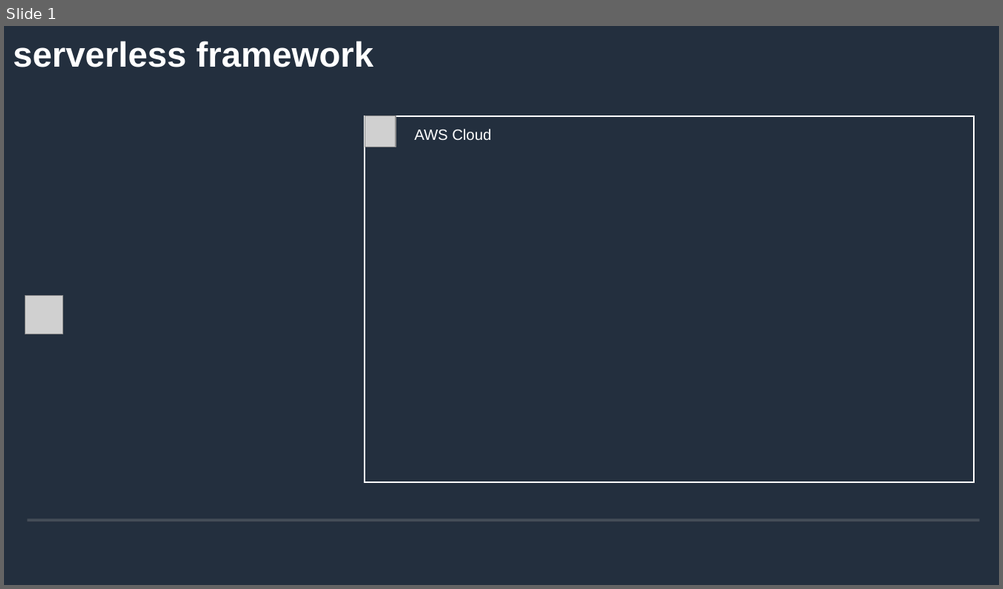
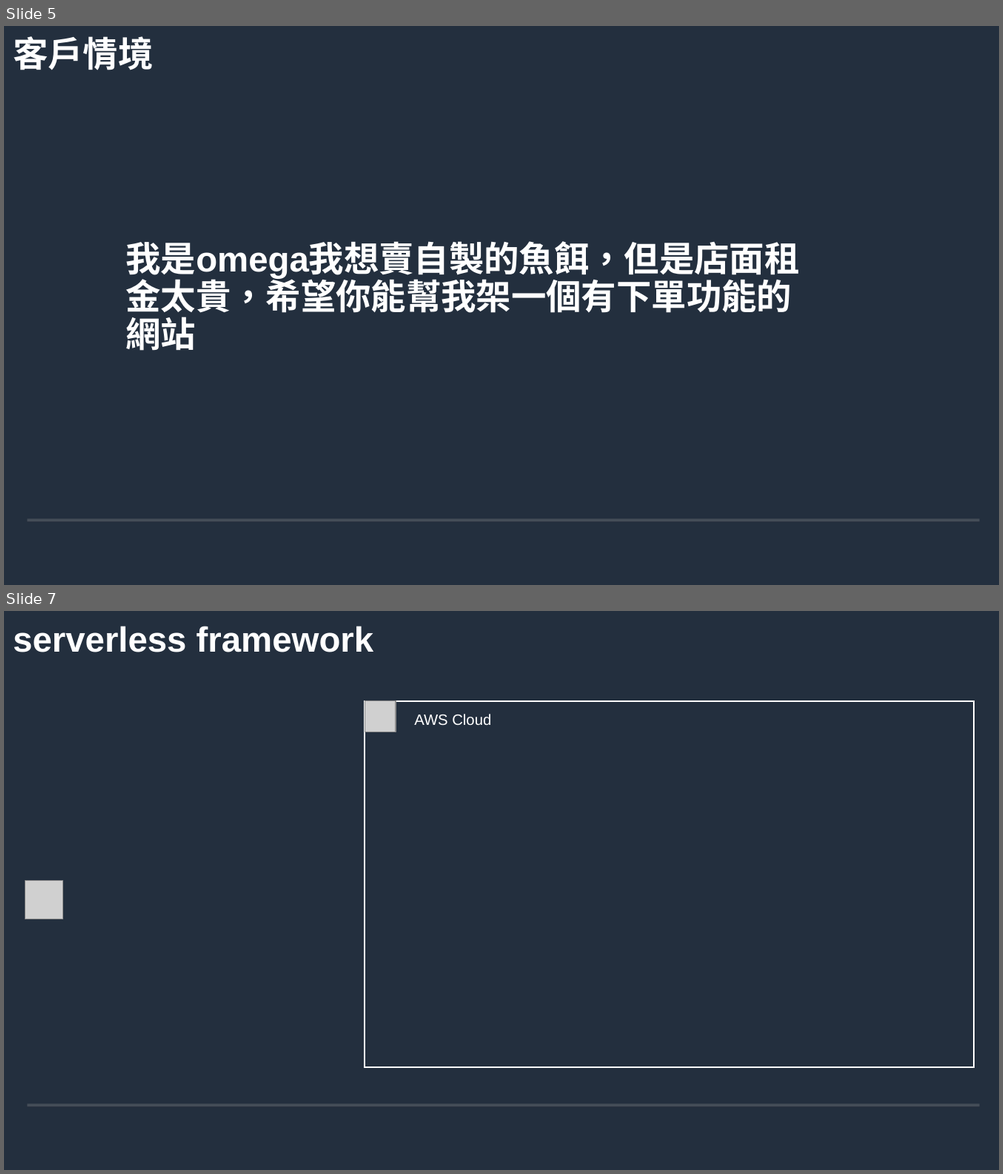
Before and after one commit to andygithub9/cfc104_2, a slide deck: 104.odp. Shown one above the other, each under a label of ours: slide 1 before the commit, slides 5 and 7 after it; the slides between them are not shown. The pictures are 1003x589 and 1003x1174 pixels, drawn with LibreOffice and Linux fonts; fonts in the diff are those of the drawing; grey boxes stand for pictures; background and template pictures are left out. Boxes give left, top, right and bottom in pixels: in the first picture for what was removed or moved away, otherwise in the second. Text is boxed around its words. In the diff, an @@ line names an element or a change of style, - is before the commit and + after.

```diff
--- a/104.odp
+++ b/104.odp
@@ slide 5 added at (4,26,999,585), background #232F3E; not listed: 2 template elements that a slide beside it also shows @@
@@ title added at (13,36,153,70), 28 pt, text #FFFFFF, bold @@
+客戶情境
@@ title added at (126,241,800,351), 28 pt, text #FFFFFF, bold @@
+我是omega我想賣自製的魚餌，但是店面租金太貴，希望你能幫我架一個有下單功能的網站
@@ what was slide 1 is now slide 7 @@
```
Also in this commit, not shown: 2 slides changed, 20 other slides added, 2 other files.
